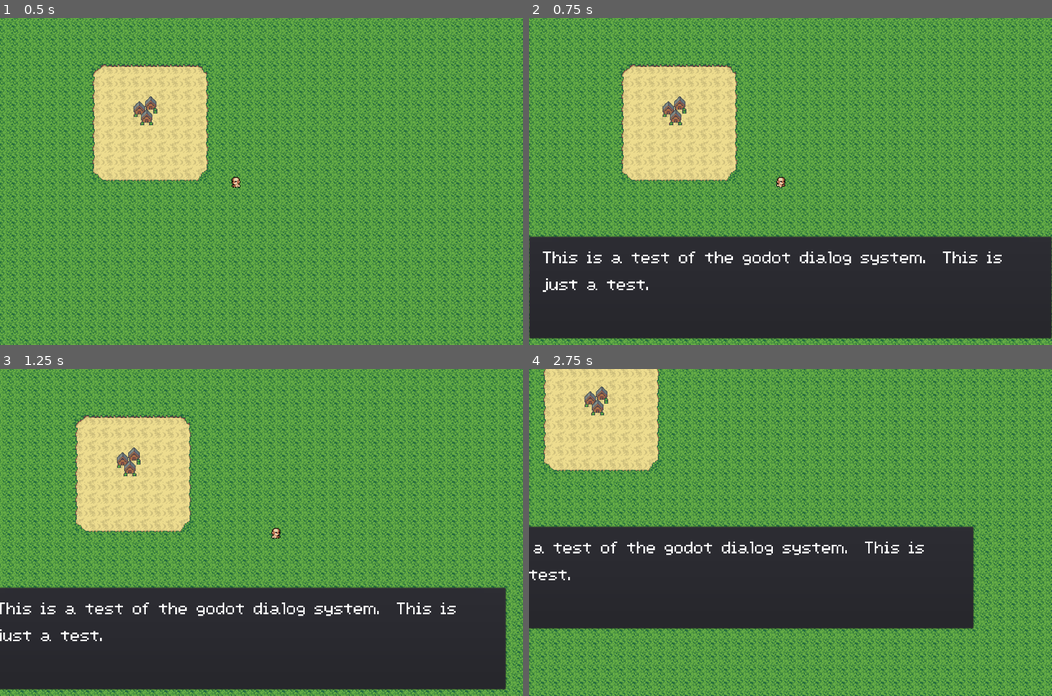
Above: before the commit, frames 1-4 (two rows, left to right).
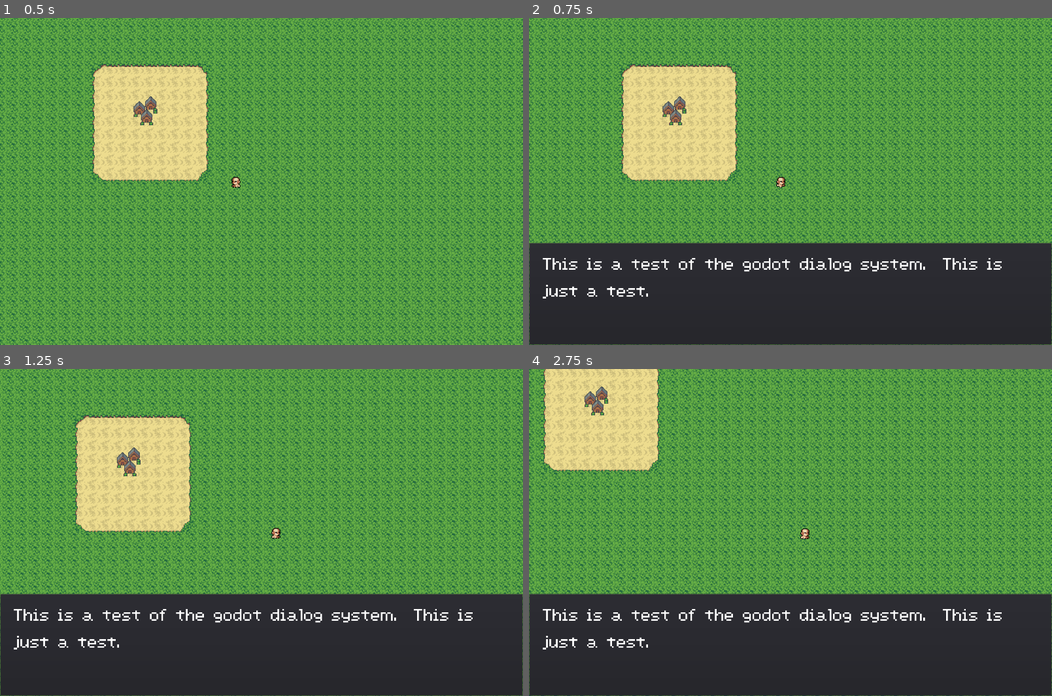
Above: after the commit, the same moments.

Repository: majormunky/MiniRPG
Game: Godot game, scene res://scenes/Game.tscn
Two runs of this game, one before a commit and one after it. Both use one fixed random seed, a clock stepped at 60 frames per second and the inputs below.
Inputs:
- Up to frame 1 (0.5 s): no input
- Up to frame 2 (0.75 s): tap Enter at 0.5 s; hold D (walk_right) from 0.53 s (still down); hold F (inspect) from 0.53 s (still down)
- Up to frame 3 (1.25 s): keep holding D (walk_right); keep holding F (inspect)
- Up to frame 4 (2.75 s): release D (walk_right) at 1.28 s; release F (inspect) at 1.28 s; hold S (walk_down) 1.28-2.03 s; tap F (inspect) at 1.35 s; hold D (walk_right) from 2.03 s (still down); hold F (inspect) from 2.03 s (still down)

Frame 1 is identical in both runs. In frame 2, 6.2% of the frame differs, in the area x 0-100%, y 66-100%; in frame 3, 7.3%; in frame 4, 41%, in the area x 0-100%, y 48-100%.

Commit message:
Fixed menu positioning issues by putting them into a canvaslayer

Diff:
--- a/scenes/Game.gd
+++ b/scenes/Game.gd
@@ -2,8 +2,8 @@
 
 
 onready var world_manager = $WorldManager
-onready var menu = $Menu
-onready var dialog = $Dialog
+onready var menu = $CanvasLayer/Menu
+onready var dialog = $CanvasLayer/Dialog
 
 func _ready():
 	pass
--- a/scenes/Game.tscn
+++ b/scenes/Game.tscn
@@ -24,14 +24,13 @@
 pause_mode = 1
 position = Vector2( 577.235, 415.59 )
 
-[node name="Menu" parent="." instance=ExtResource( 1 )]
-margin_left = -2.0
-margin_top = 15.0
+[node name="CanvasLayer" type="CanvasLayer" parent="."]
+
+[node name="Menu" parent="CanvasLayer" instance=ExtResource( 1 )]
 margin_right = 1280.0
-margin_bottom = 827.0
-rect_min_size = Vector2( 1282, 812 )
+margin_bottom = 800.0
 
-[node name="Dialog" type="PopupPanel" parent="."]
+[node name="Dialog" type="PopupPanel" parent="CanvasLayer"]
 margin_top = 550.0
 margin_right = 1280.0
 margin_bottom = 800.0
@@ -40,19 +39,23 @@
 "_edit_use_anchors_": false
 }
 
-[node name="MarginContainer" type="MarginContainer" parent="Dialog"]
+[node name="MarginContainer" type="MarginContainer" parent="CanvasLayer/Dialog"]
 anchor_right = 1.0
 anchor_bottom = 1.0
+margin_left = 4.0
+margin_top = 4.0
+margin_right = -4.0
+margin_bottom = -4.0
 custom_constants/margin_top = 10
 custom_constants/margin_left = 30
 __meta__ = {
 "_edit_use_anchors_": false
 }
 
-[node name="content" type="RichTextLabel" parent="Dialog/MarginContainer"]
+[node name="content" type="RichTextLabel" parent="CanvasLayer/Dialog/MarginContainer"]
 margin_left = 30.0
 margin_top = 10.0
-margin_right = 1280.0
-margin_bottom = 250.0
+margin_right = 1272.0
+margin_bottom = 242.0
 custom_fonts/normal_font = SubResource( 2 )
 text = "This is a test of the godot dialog system.  This is just a test."
